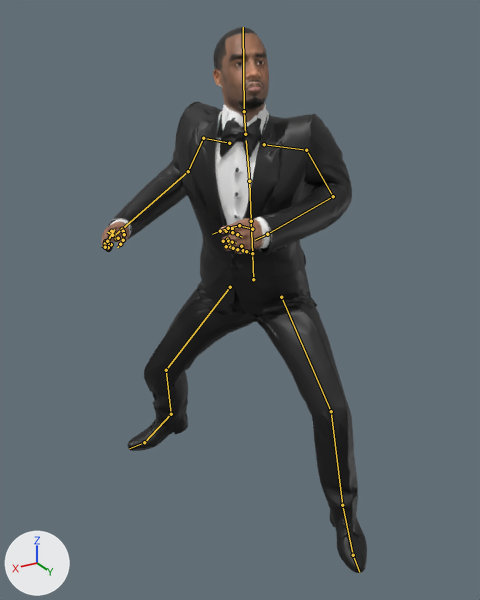
What one commit did to the glTF model Projects/StrongestInHistoryVsToday/res/Models/Characters/PlayerSword/sih_player_sword.gltf.
Both versions are drawn from a camera (50 mm lens) standing at (1.174, 1.86, 1.747) and looking at (0.107, 0.081, 0.858). The lights are fixed; the arrows at lower left show +X, +Y and +Z. The older version comes first. Both versions are drawn at frame 40 of the action 'Idle'; the numbers are the values there. The bones that change, and the others that lie on the model, are drawn over the model as lines.

Names of what the first picture shows: 'sih_player_sword', 'sih_player_sword_head'.
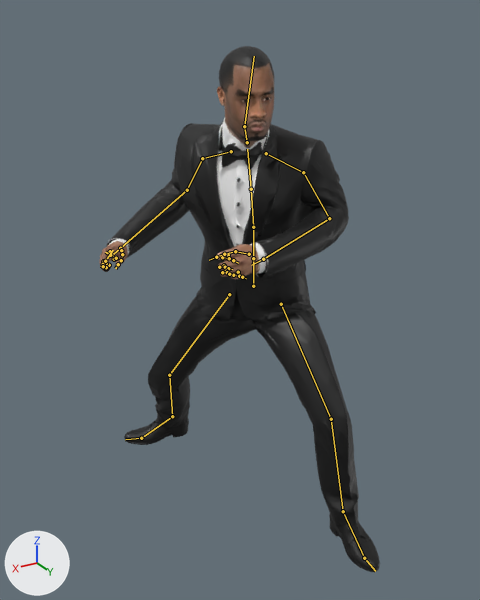
The change in detail:
Bone 'Hips' (bone_hips) moves from (0.0, -0.116, -0.011) to (0.0, -0.14, -0.014).
Bone 'Hips' (bone_hips) turns from (21, -54, -10) to (15, -54, -10) degrees about its own x, y and z.
Bone 'Spine_Low' (bone_spine_low) turns from (0, 0, 0) to (8, 4, -2) degrees about its own x, y and z.
Bone 'Spine' (bone_spine) turns from (0, 5, 0) to (2, 1, 2) degrees about its own x, y and z.
Bone 'Chest' (bone_chest) turns from (2, 1, 1) to (1, 1, 1) degrees about its own x, y and z.
Bone 'Neck' (bone_neck) turns from (-27, 9, -5) to (-3, 9, -5) degrees about its own x, y and z.
Bone 'Head' (bone_head) turns from (-6, 24, -5) to (-8, 19, -15) degrees about its own x, y and z.
Bone 'Shoulder_L' (bone_shoulder_l) turns from (-24, 0, 1) to (-9, 3, 11) degrees about its own x, y and z.
Bone 'UpperArm_L' (bone_upperarm_l) turns from (11, 13, 26) to (-5, 10, 14) degrees about its own x, y and z.
Bone 'Shoulder_R' (bone_shoulder_r) turns from (-22, 19, 22) to (-9, 16, 12) degrees about its own x, y and z.
Bone 'UpperArm_R' (bone_upperarm_r) turns from (15, -8, -11) to (0, -1, 0) degrees about its own x, y and z.
Bone 'Thigh_L' (bone_thigh_l) turns from (71, -47, -17) to (59, -49, -9) degrees about its own x, y and z.
Bone 'Shin_L' (bone_shin_l) turns from (-51, 12, -7) to (-49, 13, -8) degrees about its own x, y and z.
Bone 'Foot_L' (bone_foot_l) turns from (-8, 2, -15) to (-2, -5, -2) degrees about its own x, y and z.
Bone 'Thigh_R' (bone_thigh_r) turns from (35, 36, -10) to (22, 35, -16) degrees about its own x, y and z.
Bone 'Shin_R' (bone_shin_r) turns from (-47, -3, -6) to (-42, -3, -5) degrees about its own x, y and z.
Bone 'Foot_R' (bone_foot_r) turns from (8, 13, 28) to (11, 25, 17) degrees about its own x, y and z.

What differs and where, as boxes [x1, y1, x2, y2] in the pictures (480 x 600 px):
'sih_player_sword', posed
    before: [101, 102, 367, 573]
    after: [99, 123, 380, 572]
'sih_player_sword_head', posed
    before: [213, 27, 269, 138]
    after: [217, 46, 274, 156]
bone 'Hips', root to tip
    before: (253, 279) to (252, 253)
    after: (253, 286) to (253, 258)
bone 'Spine_Low', root to tip
    before: (252, 253) to (251, 221)
    after: (253, 258) to (253, 227)
bone 'Spine', root to tip
    before: (251, 221) to (249, 181)
    after: (253, 227) to (251, 189)
bone 'Chest', root to tip
    before: (249, 181) to (246, 140)
    after: (251, 189) to (247, 149)
bone 'Neck', root to tip
    before: (245, 134) to (244, 111)
    after: (247, 142) to (244, 126)
bone 'Head', root to tip
    before: (244, 111) to (243, 27)
    after: (244, 126) to (254, 56)
bone 'Shoulder_L', root to tip
    before: (264, 144) to (306, 150)
    after: (266, 153) to (303, 172)
bone 'UpperArm_L', root to tip
    before: (306, 150) to (333, 196)
    after: (303, 172) to (329, 218)
bone 'Shoulder_R', root to tip
    before: (229, 143) to (203, 138)
    after: (231, 151) to (202, 158)
bone 'UpperArm_R', root to tip
    before: (203, 138) to (188, 171)
    after: (202, 158) to (187, 190)
bone 'Thigh_L', root to tip
    before: (281, 297) to (331, 411)
    after: (281, 304) to (331, 419)
bone 'Shin_L', root to tip
    before: (331, 411) to (342, 505)
    after: (331, 419) to (343, 511)
bone 'Foot_L', root to tip
    before: (342, 505) to (353, 555)
    after: (343, 511) to (364, 558)
bone 'Thigh_R', root to tip
    before: (230, 287) to (166, 370)
    after: (229, 294) to (169, 375)
bone 'Shin_R', root to tip
    before: (166, 370) to (171, 414)
    after: (169, 375) to (172, 416)
bone 'Foot_R', root to tip
    before: (171, 414) to (144, 442)
    after: (172, 416) to (141, 438)
